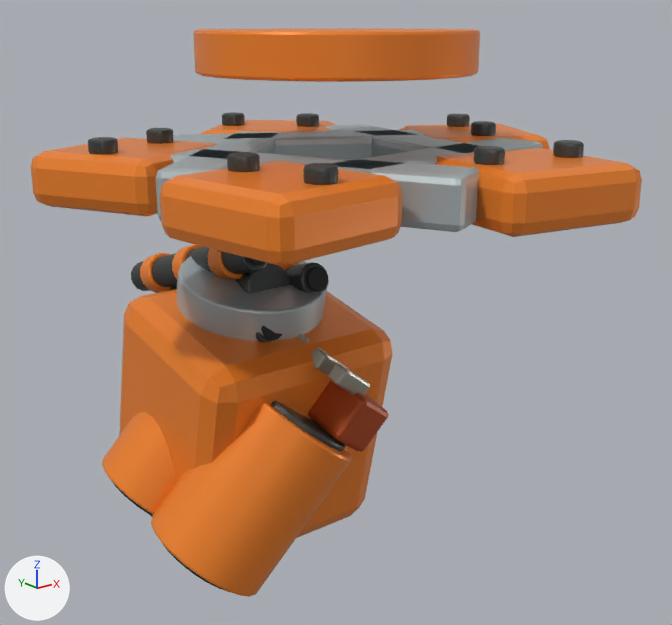
A saved change to the Blender file tools/blender/sentry.blend.
Both versions are drawn from a camera (50 mm lens) standing at (-2.88, -3.59, 0.48) and looking at (0.18, 0.23, -1.05). Arrows for +X, +Y and +Z are at lower left; the lights stay in place. The older version comes first.

In view in the first picture: 'Ammo drum', 'Ammo drum.001', 'Base flange', 'Belt housing', 'Drum end', 'Gun collar', 'Orange receiver', 'Outrigger', 'Outrigger.002', 'Team foot', 'Team foot.003', 'Team foot.004' and 31 more.
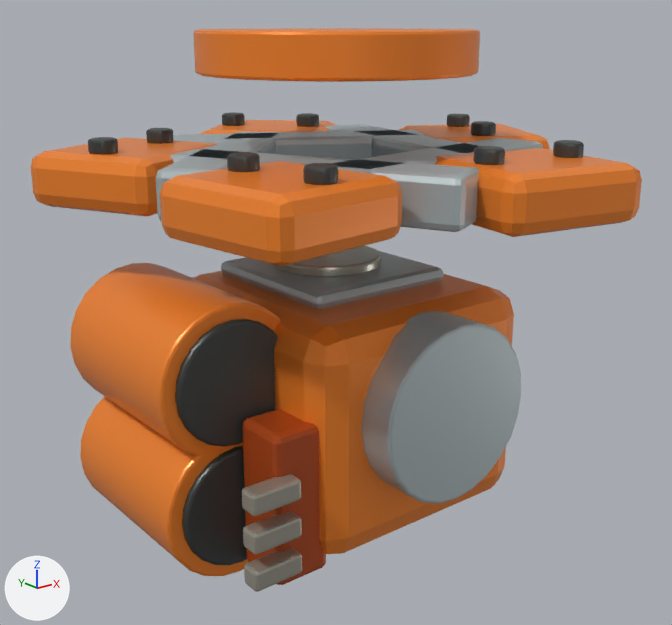
Commit message: Fix sentry assembly intersections with sequential receiver and barrel deployment

ob_headassembly is not drawn itself; it is the parent of ob_ammorack, ob_gunhinge, ob_orange_receiver, ob_top_silver_panel, ob_top_inspection_lid, ob_gun_collar.
ob_ammorack is not drawn itself; it is the parent of ob_ammo_drum, ob_drum_end, ob_drum_end_001, ob_ammo_drum_001, ob_drum_end_002, ob_drum_end_003, ob_belt_housing, ob_belt_round.
ob_gunhinge is not drawn itself; it is the parent of ob_gunslide.
ob_gunslide is not drawn itself; it is the parent of ob_barrel.

Where the change shows, as pixel boxes [x1, y1, x2, y2] in the pictures (672 x 625 px):
'Orange receiver', moved, turned: before [119, 289, 393, 538]; after [193, 271, 514, 554]
'Gun collar', moved, turned: before [176, 256, 327, 341]; after [361, 311, 521, 503]
'Ammo drum', moved, turned: before [151, 402, 352, 597]; after [80, 396, 248, 576]
'Ammo drum.001', moved, turned: before [102, 412, 176, 514]; after [70, 263, 281, 456]
'Belt housing', moved, turned: before [308, 381, 389, 452]; after [242, 409, 326, 585]
'Drum end.002', moved, turned (not visible before): after [175, 319, 278, 447]
'Drum end', moved, turned: before [271, 401, 345, 451]; after [182, 446, 247, 565]
'Top silver panel', moved, turned (not visible before): after [221, 250, 443, 309]
'Belt round', moved, turned: before [328, 363, 370, 395]; after [244, 548, 302, 592]
'Belt round.001', moved, turned: before [312, 348, 350, 375]; after [243, 511, 302, 554]
'Top inspection lid', moved, turned (not visible before): after [273, 246, 381, 277]
'Barrel tube.001', moved, turned, rescaled (not visible afterwards): before [131, 247, 268, 291]
'Belt round.002', moved, turned (mostly hidden before): before [297, 334, 309, 342]; after [242, 474, 301, 516]
'Rotating core', moved, turned, rescaled (not visible afterwards): before [156, 263, 291, 293]
'Barrel tube', moved, turned, rescaled (not visible afterwards): before [285, 262, 329, 293]
'Orange barrel band.003', moved, turned, rescaled (not visible afterwards): before [140, 253, 171, 292]
'Orange barrel band.005', moved, turned, rescaled (not visible afterwards): before [208, 248, 242, 280]
'Muzzle dark bore', moved, turned, rescaled (not visible afterwards): before [307, 266, 328, 292]
'Orange barrel band.004', moved, turned, rescaled (not visible afterwards): before [172, 245, 203, 280]
'Muzzle dark bore.002', moved, turned, rescaled (not visible afterwards): before [261, 326, 282, 340]
'Drum end.001', moved, turned (not visible afterwards): before [162, 543, 228, 592]
'Drum end.003', moved, turned (not visible afterwards): before [111, 480, 153, 516]
'Barrel tube.002', moved, turned, rescaled (not visible afterwards): before [256, 332, 272, 343]
'Muzzle dark bore.001', moved, turned, rescaled (not visible afterwards): before [248, 258, 266, 266]
'Orange barrel band.002', moved, turned, rescaled (not visible afterwards): before [280, 262, 299, 270]

The change in detail:
Object 'HeadAssembly' (ob_headassembly) turns from (-77, 0, 0) to (0, 0, 0) degrees about x, y and z.
Object 'HeadAssembly' (ob_headassembly) moves from (0.0, 0.25, -2.62) to (0.0, 0.0, -2.62).
Object 'AmmoRack' (ob_ammorack) turns from (0, 0, 37) to (0, 0, 0) degrees about x, y and z.
Object 'AmmoRack' (ob_ammorack) moves from (-0.2, 0.1, 0.36) to (-0.7, 0.1, 0.61).
Object 'GunHinge' (ob_gunhinge) turns from (60, 0, 0) to (0, 0, 0) degrees about x, y and z.
Object 'GunSlide' (ob_gunslide) moves from (0.0, 1.05, 0.0) to (0.0, 0.0, 0.0).
Object 'GunSlide' (ob_gunslide) is rescaled from (1.0, 1.0, 1.0) to (1.0, 0.04, 1.0).
